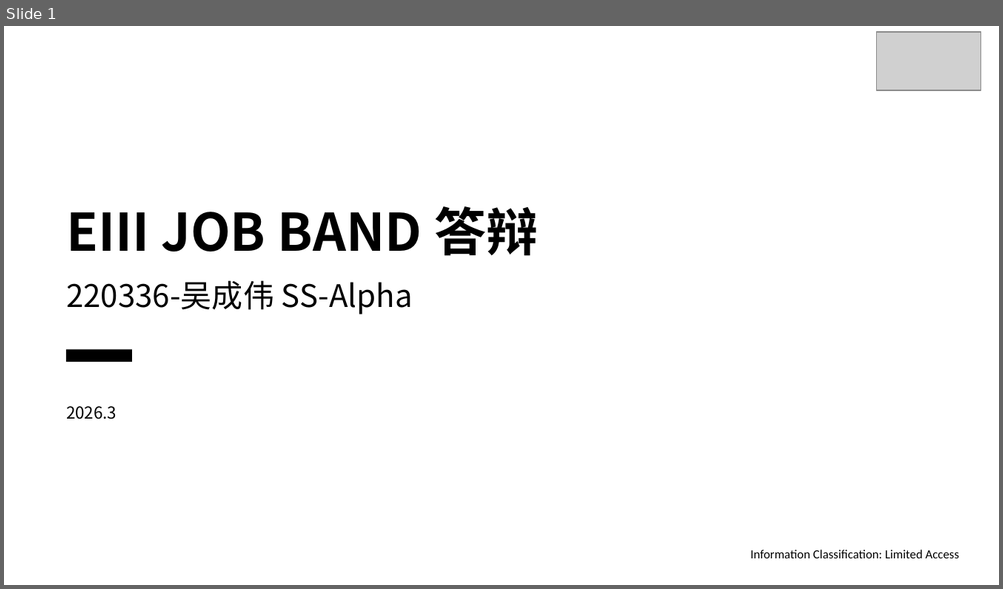
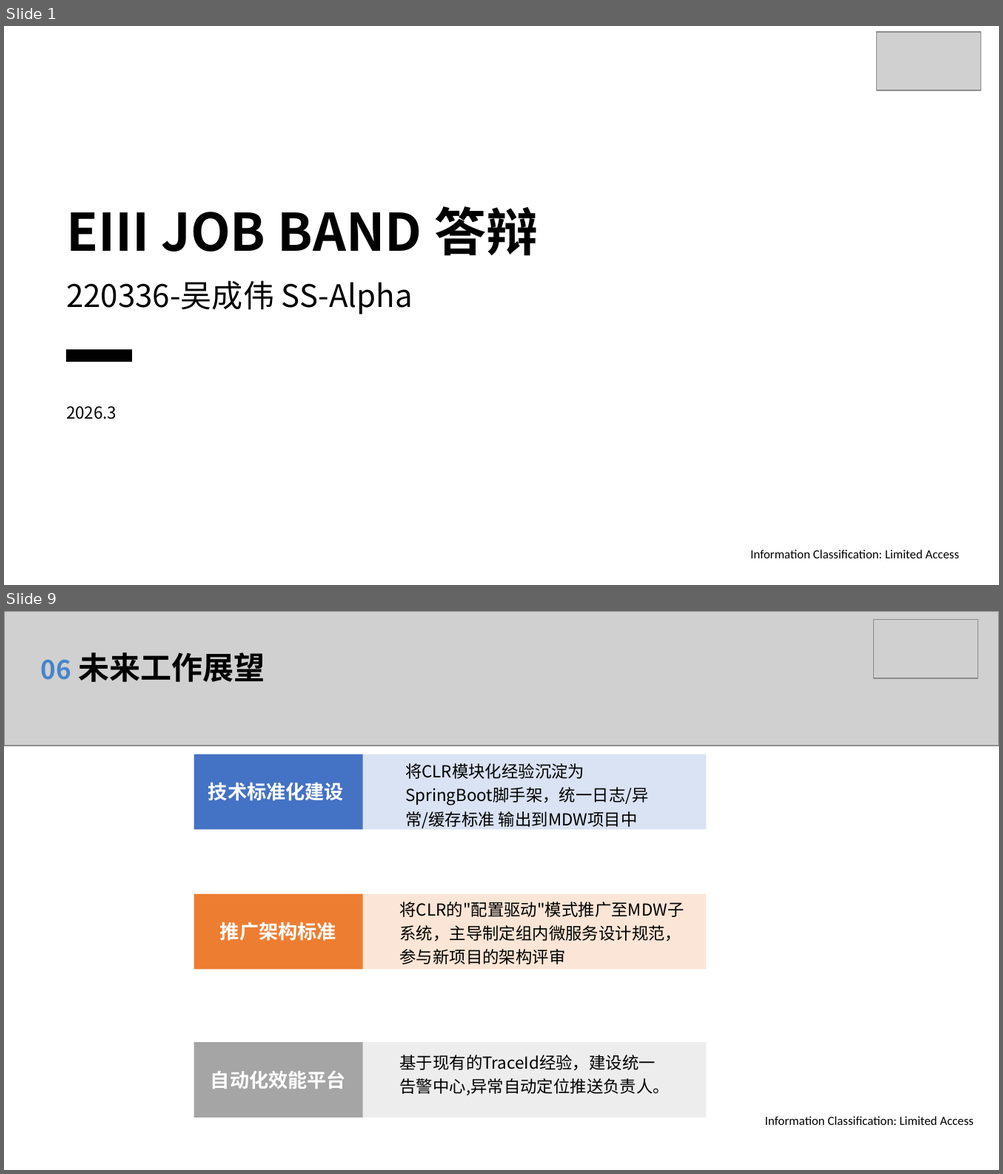
Before and after one commit to wuchengwei0/soft_exam, a slide deck: 第二场-220336-吴成伟.pptx. Shown one above the other, each under a label of ours: slide 1 before the commit, slides 1 and 9 after it; the slides between them are not shown. The pictures are 1003x589 and 1003x1174 pixels, drawn with LibreOffice and Linux fonts; fonts in the diff are those of the drawing; grey boxes stand for pictures; background and template pictures are left out. Boxes give left, top, right and bottom in pixels: in the first picture for what was removed or moved away, otherwise in the second. Text is boxed around its words. In the diff, an @@ line names an element or a change of style, - is before the commit and + after.

```diff
--- a/第二场-220336-吴成伟.pptx
+++ b/第二场-220336-吴成伟.pptx
@@ slide 9 added at (4, 611, 999, 1170), background picture (left out) @@
@@ picture added at (4, 611, 999, 745) @@
@@ picture added at (874, 620, 978, 678) @@
@@ text added at (78, 652, 264, 682), 22.5 pt, text #000000, bold @@
+未来工作展望
@@ text added at (41, 659, 71, 680), 18.8 pt, text #4784CB, bold @@
+06
@@ rectangle added at (194, 755, 363, 830), fill #4472C4, 14 pt, text #FFFFFF, bold @@
+技术标准化建设
@@ rectangle added at (363, 755, 706, 830), fill #DAE3F3 @@
@@ text added at (405, 763, 649, 829), 12 pt, text #000000 @@
+将CLR模块化经验沉淀为SpringBoot脚手架，统一日志/异常/缓存标准 输出到MDW项目中
@@ rectangle added at (194, 894, 363, 970), fill #ED7D31, 14 pt, text #FFFFFF, bold @@
+推广架构标准
@@ rectangle added at (363, 894, 706, 970), fill #FBE5D6 @@
@@ text added at (400, 902, 684, 965), 12 pt, text #000000 @@
+将CLR的"配置驱动"模式推广至MDW子系统，主导制定组内微服务设计规范，参与新项目的架构评审
@@ rectangle added at (194, 1042, 363, 1118), fill #A5A5A5, 14 pt, text #FFFFFF, bold @@
+自动化效能平台
@@ rectangle added at (363, 1042, 706, 1118), fill #EDEDED @@
@@ text added at (400, 1055, 670, 1096), 12 pt, text #000000 @@
+基于现有的TraceId经验，建设统一告警中心,异常自动定位推送负责人。
@@ text added at (765, 1116, 973, 1125), 9 pt, text #000000 @@
+Information Classification: Limited Access
```
Also in this commit, not shown: 6 slides changed, 2 other slides added, 2 slides removed, 2 other files.
